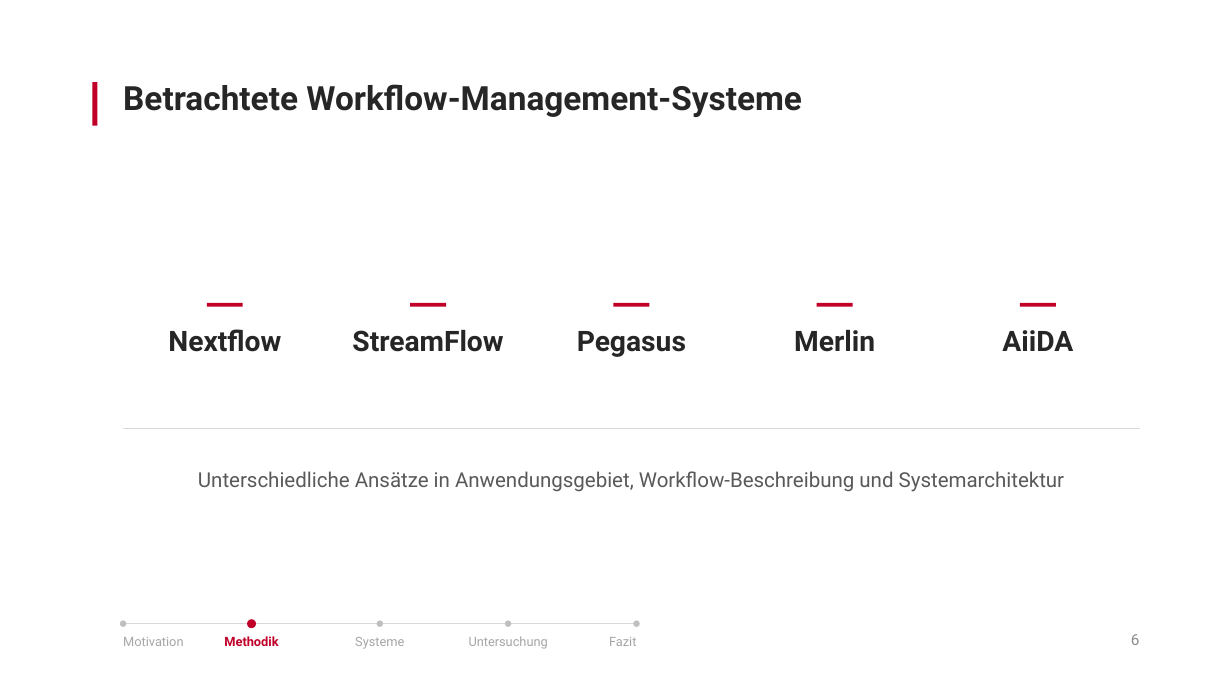
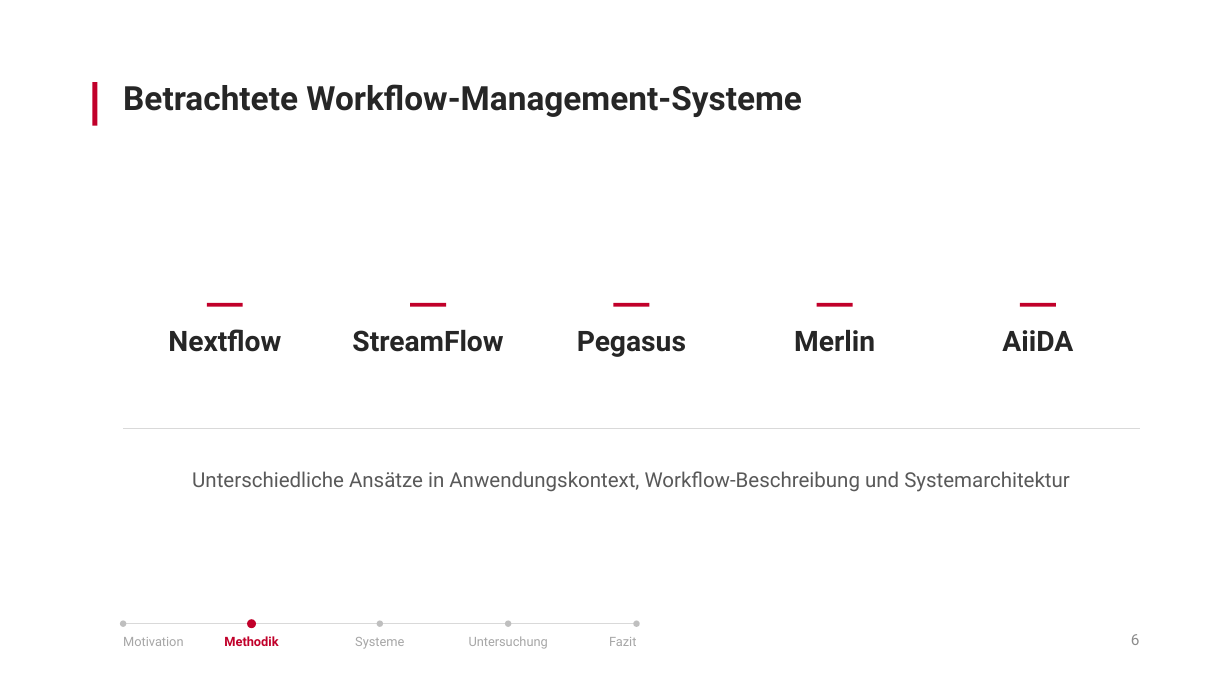
Before and after one commit to antahiri/bachelorarbeit-wms, a slide deck: slide 6 of Präsentation-Kolloqium.pptx. Drawn at 1232x693 pixels with LibreOffice and Linux fonts; fonts in the diff are those of the drawing. Boxes give left, top, right and bottom in pixels: in the first picture for what was removed or moved away, otherwise in the second. Text is boxed around its words. In the diff, an @@ line names an element or a change of style, - is before the commit and + after.

```diff
--- a/Präsentation-Kolloqium.pptx
+++ b/Präsentation-Kolloqium.pptx
@@ text at (192,471,1070,492): text changed @@
-Unterschiedliche Ansätze in Anwendungsgebiet, Workflow-Beschreibung und Systemarchitektur
+Unterschiedliche Ansätze in Anwendungskontext, Workflow-Beschreibung und Systemarchitektur
```
Also in this commit, not shown: 1 slide added, 1 slide removed.
